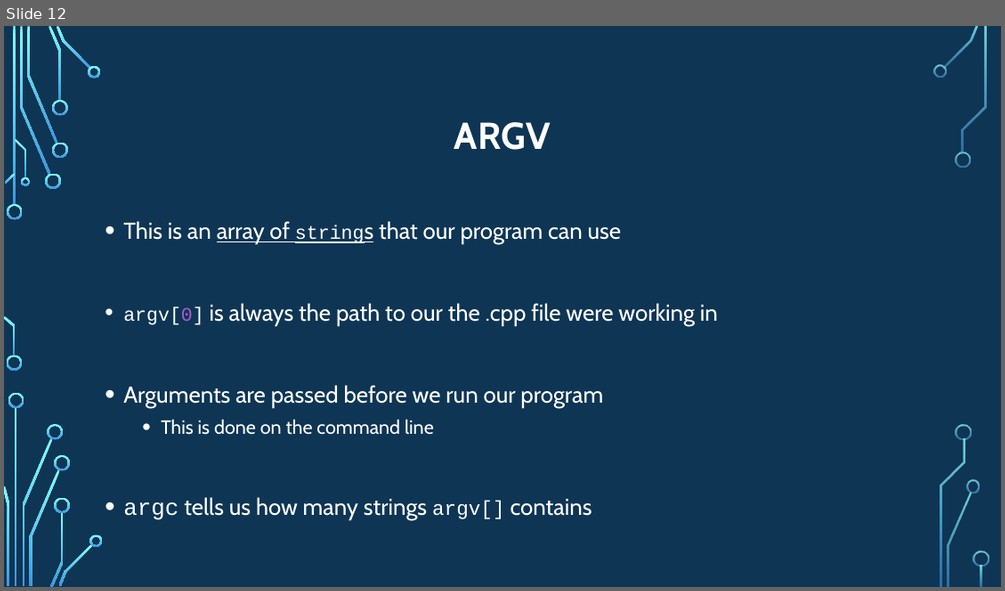
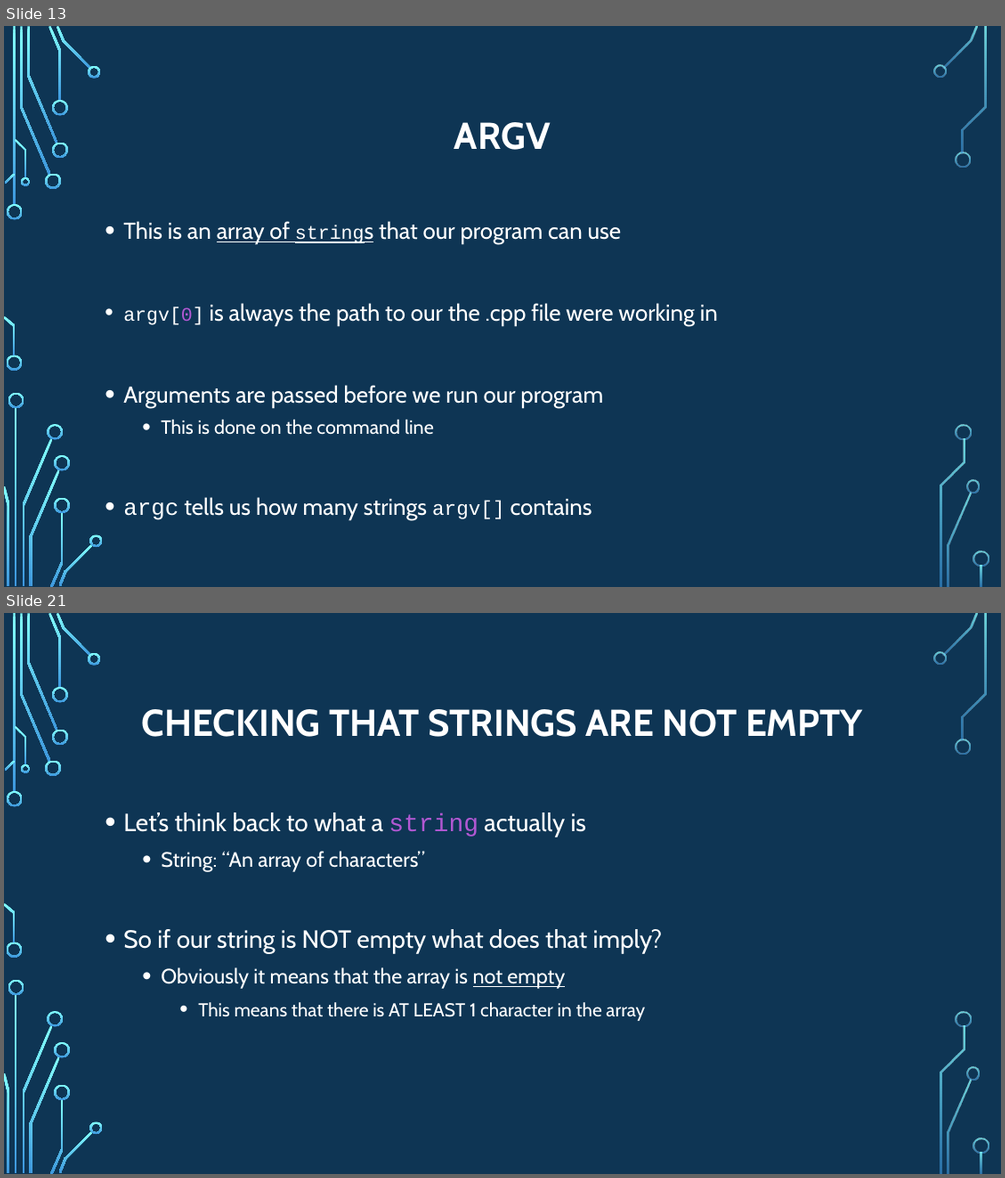
Before and after one commit to psypdt/ZIS_C-_Summer_Course_2019, a slide deck: Day_4/Day_4.pptx. Shown one above the other, each under a label of ours: slide 12 before the commit, slides 13 and 21 after it; the slides between them are not shown. The pictures are 1005x591 and 1005x1178 pixels, drawn with LibreOffice and Linux fonts; fonts in the diff are those of the drawing; background and template pictures are left out. Boxes give left, top, right and bottom in pixels: in the first picture for what was removed or moved away, otherwise in the second. Text is boxed around its words. In the diff, an @@ line names an element or a change of style, - is before the commit and + after.

```diff
--- a/Day_4/Day_4.pptx
+++ b/Day_4/Day_4.pptx
@@ slide 21 added at (4, 613, 1001, 1174), background picture (left out); not listed: 36 template elements that a slide beside it also shows @@
@@ title added at (142, 709, 863, 737), 36 pt, text #FFFFFF, bold @@
+CHECKING THAT STRINGS ARE NOT EMPTY
@@ text added at (123, 812, 663, 1021), 24 pt, text #FFFFFF @@
+• Let’s think back to what a string actually is
+  • String: “An array of characters”
+• So if our string is NOT empty what does that imply?
+  • Obviously it means that the array is not empty
+    • This means that there is AT LEAST 1 character in the array
@@ what was slide 12 is now slide 13 @@
```
Also in this commit, not shown: 13 other slides added, 1 slide removed, 2 other files.
